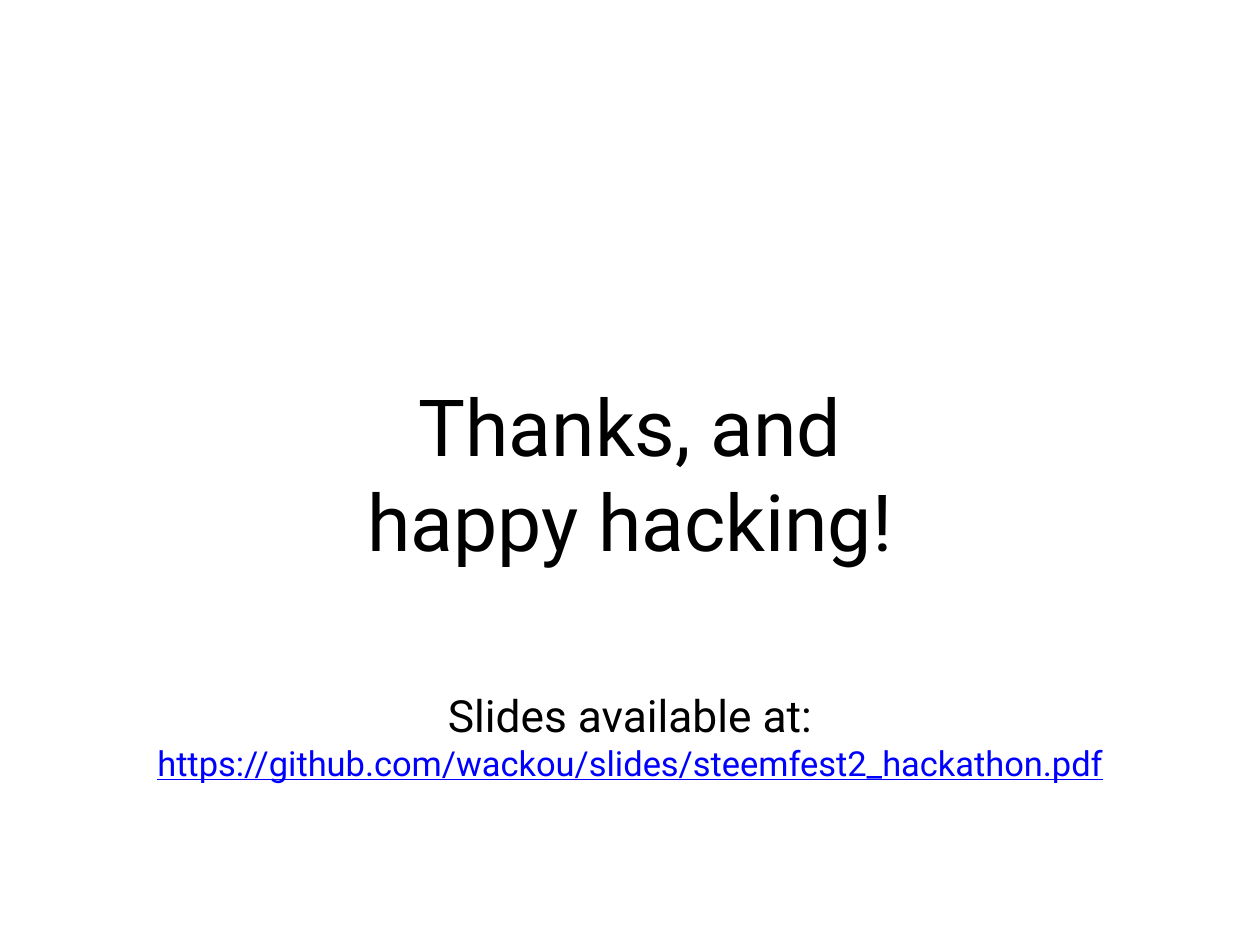
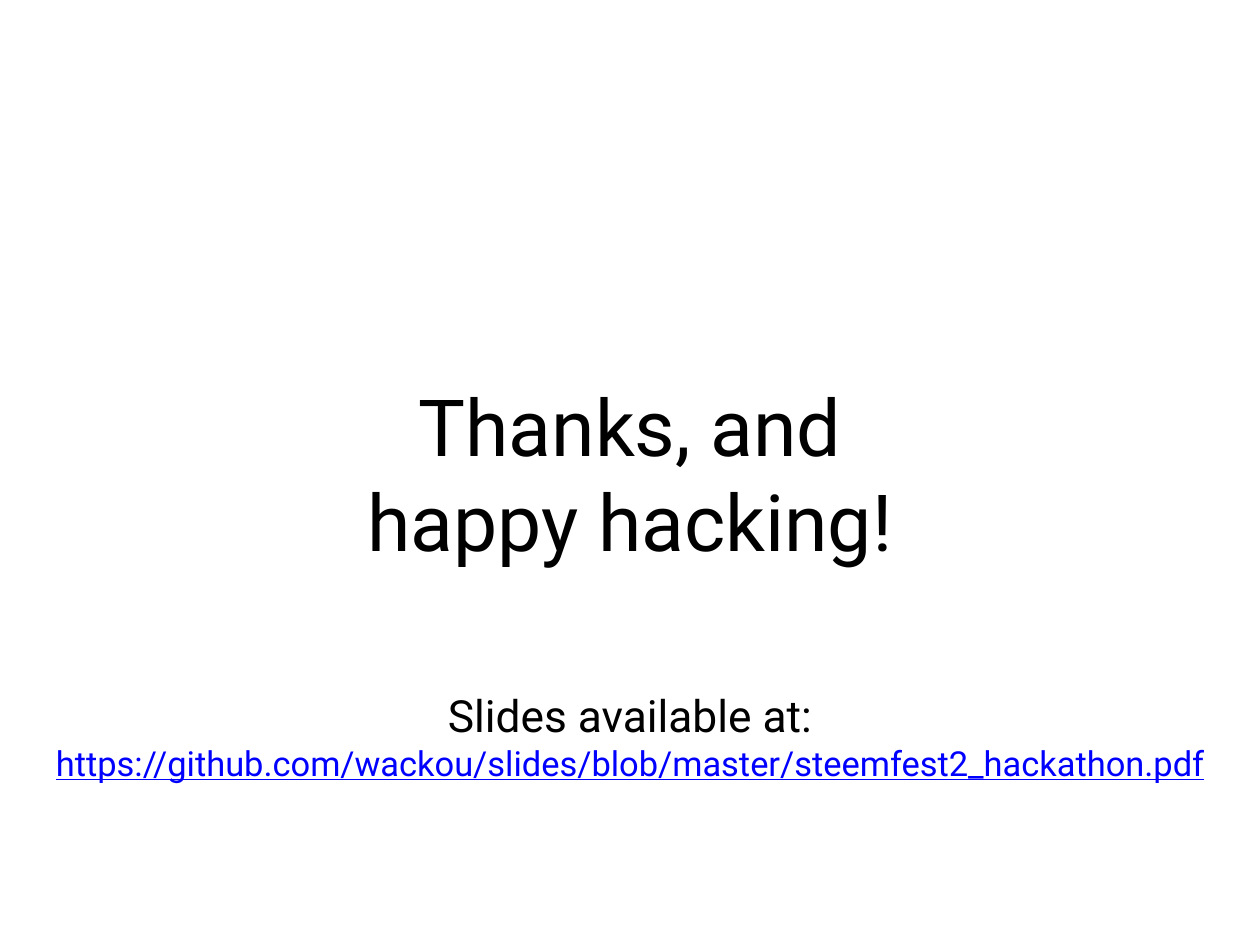
Before and after one commit to wackou/slides, a slide deck: slide 21 of steemfest2_hackathon.pptx (slide 20 before the commit). Drawn at 1260x945 pixels with LibreOffice and Linux fonts; fonts in the diff are those of the drawing; background and template pictures are left out. Boxes give left, top, right and bottom in pixels: in the first picture for what was removed or moved away, otherwise in the second. Text is boxed around its words. In the diff, an @@ line names an element or a change of style, - is before the commit and + after.

```diff
--- a/steemfest2_hackathon.pptx
+++ b/steemfest2_hackathon.pptx
@@ text at (x1=56, y1=750, x2=1204, y2=784): text changed @@
-https://github.com/wackou/slides/steemfest2_hackathon.pdf
+https://github.com/wackou/slides/blob/master/steemfest2_hackathon.pdf
```
Also in this commit, not shown: 1 other slide changed, 1 slide added, 2 other files.
